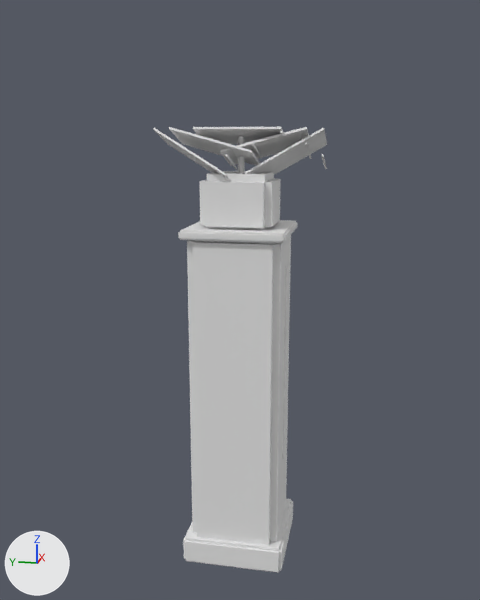
The glTF model assets/models/town/gate_pylon.glb as it was, and as the next commit left it.
Rendered twice from a 50 mm camera at (-18.61, -3.69, 12.58) aimed at (0.26, 0.09, 7.87). Lighting does not change. The marker at lower left points along +X, +Y and +Z. The first picture is the older version. Vertices at exactly the same position are counted once.

In view in the first picture: 'metal__metal', 'panel__panel', 'trim__trim', 'wall__wall' and 1 more.
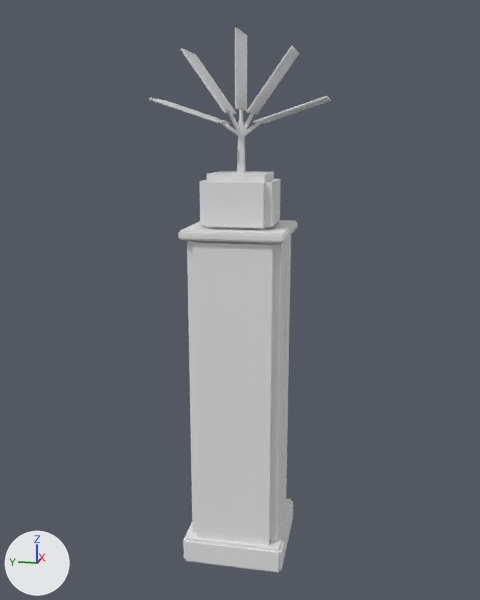
The edits, one by one:
me_panel__panel is used by ob_panel__panel; location (0.0, 0.0, 0.0).
me_panel__panel had 40 vertices, 60 faces and spanned x -1.11..1.11, y -2.3..2.3, z 11.18..12.84.
me_panel__panel now has 40 vertices, 60 faces and spans x -0.7..0.7, y -2.34..2.34, z 12.94..15.25.
me_panel__panel part 2: 40 of 40 vertices moved; they spanned x -1.11..1.11, y -2.3..2.3, z 11.18..12.84 and now span x -0.7..0.7, y -2.34..2.34, z 12.94..15.25; mean shift (0.0, 0.0, 1.53).
me_metal__metal is used by ob_metal__metal; location (0.0, 0.0, 0.0).
me_metal__metal had 12 vertices, 20 faces and spanned x -0.097..0.097, y -0.097..0.097, z 11.6..12.6.
me_metal__metal now has 102 vertices, 160 faces and spans x -0.75..0.75, y -2.382..2.382, z 11.6..15.3.
me_metal__metal part 1: the whole mesh is rebuilt.

Location of each change, [x1, y1, x2, y2] in pixels of the pictures (480 x 600 px):
'panel__panel', reshaped: before [153, 127, 327, 178]; after [152, 30, 329, 124]
'metal__metal', reshaped: before [238, 136, 245, 173]; after [149, 27, 331, 173]
